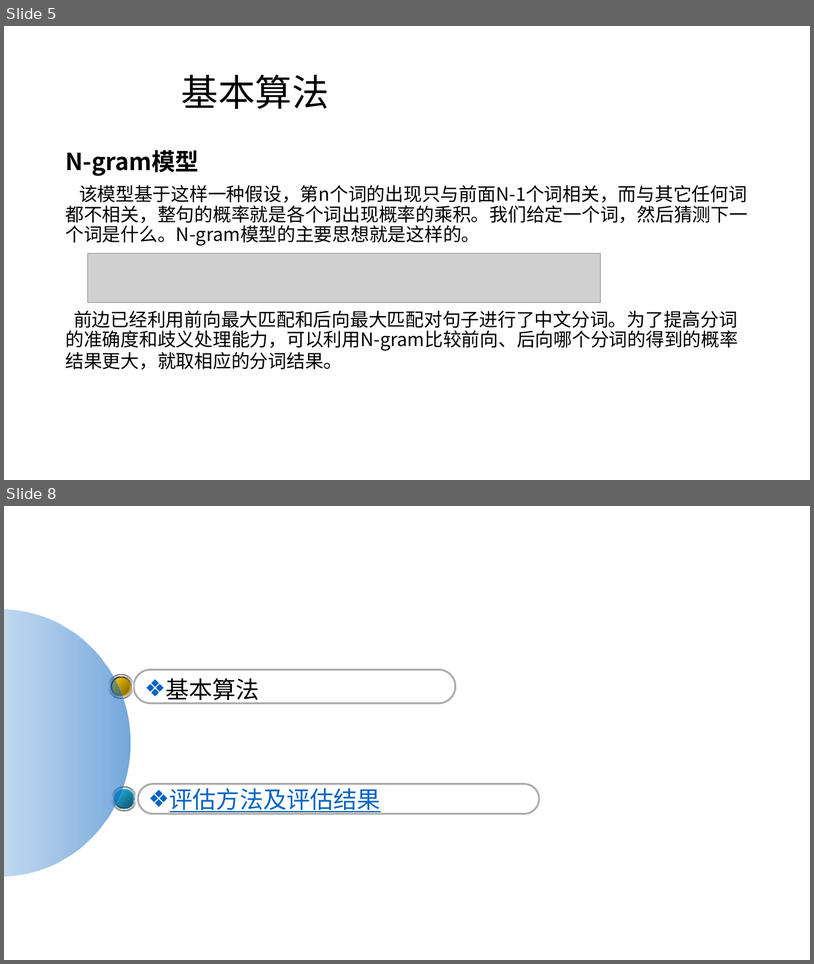
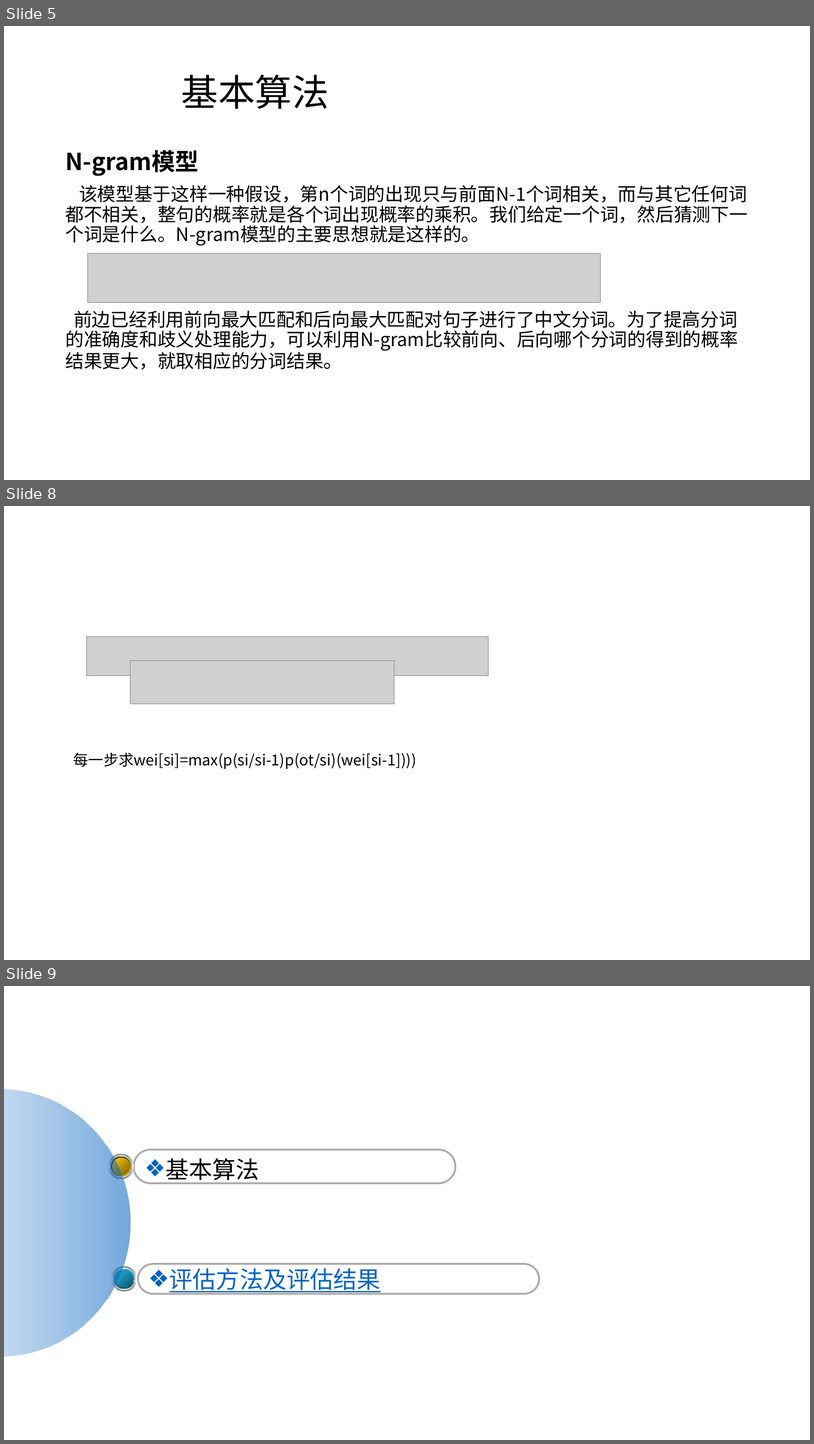
Before and after one commit to zhouxiaozhang/-, a slide deck: 中文分词.pptx. Shown one above the other, each under a label of ours: slides 5 and 8 before the commit, slides 5, 8 and 9 after it; the slides between them are not shown. The pictures are 814x964 and 814x1444 pixels, drawn with LibreOffice and Linux fonts; fonts in the diff are those of the drawing; grey boxes stand for pictures. Boxes give left, top, right and bottom in pixels: in the first picture for what was removed or moved away, otherwise in the second. Text is boxed around its words. In the diff, an @@ line names an element or a change of style, - is before the commit and + after.

```diff
--- a/中文分词.pptx
+++ b/中文分词.pptx
@@ slide 8 added at [4,506,810,960], background #FFFFFF @@
@@ picture added at [86,636,489,675] @@
@@ picture added at [131,661,395,705] @@
@@ text added at [74,752,417,769], 18 pt, text #000000 @@
+每一步求wei[si]=max(p(si/si-1)p(ot/si)(wei[si-1])))
@@ what was slide 8 is now slide 9 @@
```
Also in this commit, not shown: 2 slides changed.
